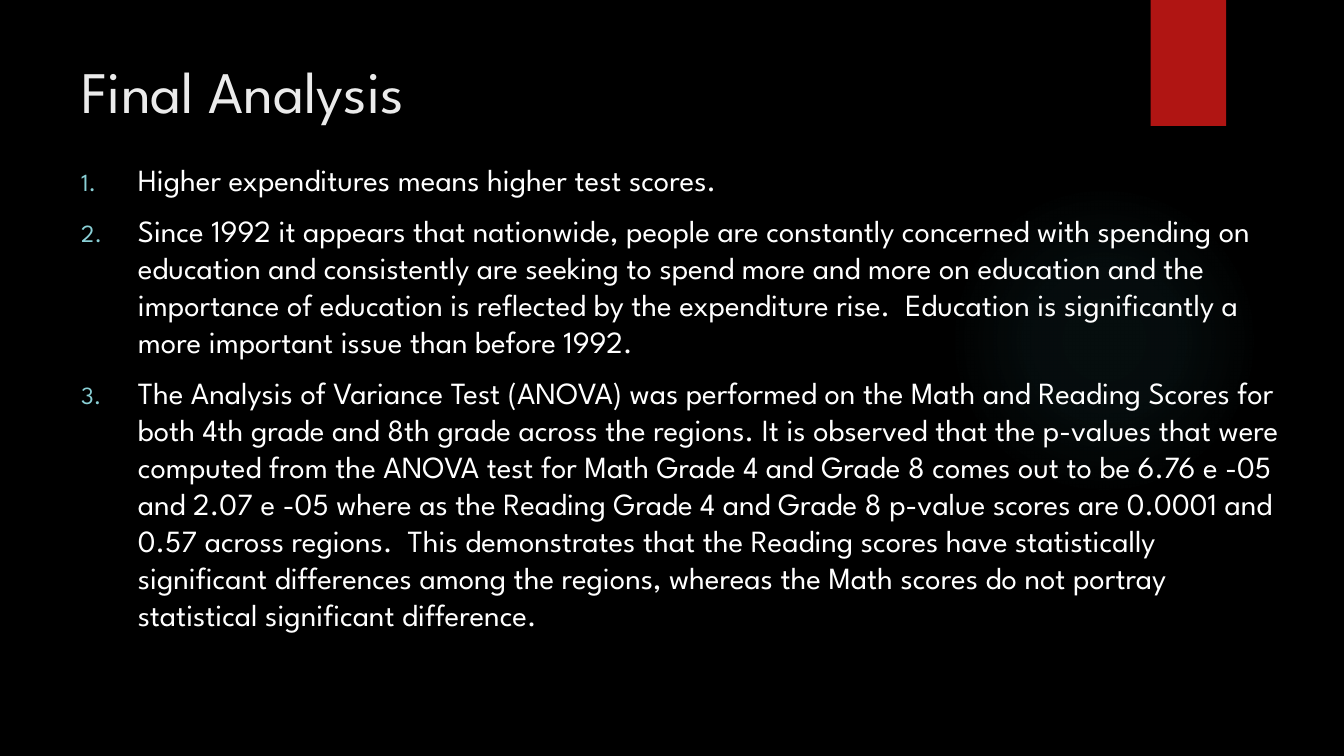
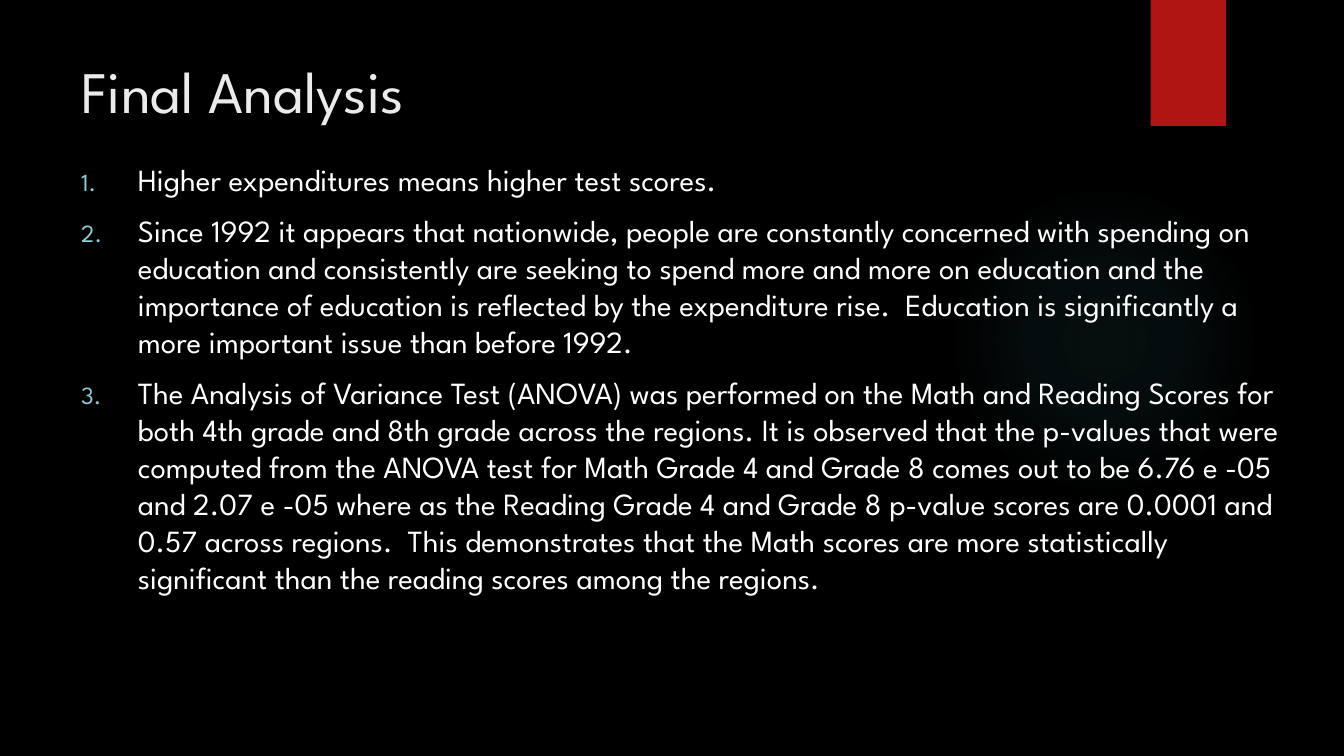
Before and after one commit to Aritra23/bootcamp-project, a slide deck: slide 23 of Project 1 Powerpoint Final2.pptx. Drawn at 1344x756 pixels with LibreOffice and Linux fonts; fonts in the diff are those of the drawing; background and template pictures are left out. Boxes give left, top, right and bottom in pixels: in the first picture for what was removed or moved away, otherwise in the second. Text is boxed around its words. In the diff, an @@ line names an element or a change of style, - is before the commit and + after.

```diff
--- a/Project 1 Powerpoint Final2.pptx
+++ b/Project 1 Powerpoint Final2.pptx
@@ text at (138, 382, 1279, 596): text changed @@
-3. The Analysis of Variance Test (ANOVA) was performed on the Math and Reading Scores for both 4th grade and 8th grade across the regions. It is observed that the p-values that were computed from the ANOVA test for Math Grade 4 and Grade 8 comes out to be 6.76 e -05 and 2.07 e -05 where as the Reading Grade 4 and Grade 8 p-value scores are 0.0001 and 0.57 across regions. This demonstrates that the Reading scores have statistically significant differences among the regions, whereas the Math scores do not portray statistical significant difference.
+3. The Analysis of Variance Test (ANOVA) was performed on the Math and Reading Scores for both 4th grade and 8th grade across the regions. It is observed that the p-values that were computed from the ANOVA test for Math Grade 4 and Grade 8 comes out to be 6.76 e -05 and 2.07 e -05 where as the Reading Grade 4 and Grade 8 p-value scores are 0.0001 and 0.57 across regions. This demonstrates that the Math scores are more statistically significant than the reading scores among the regions.
```
